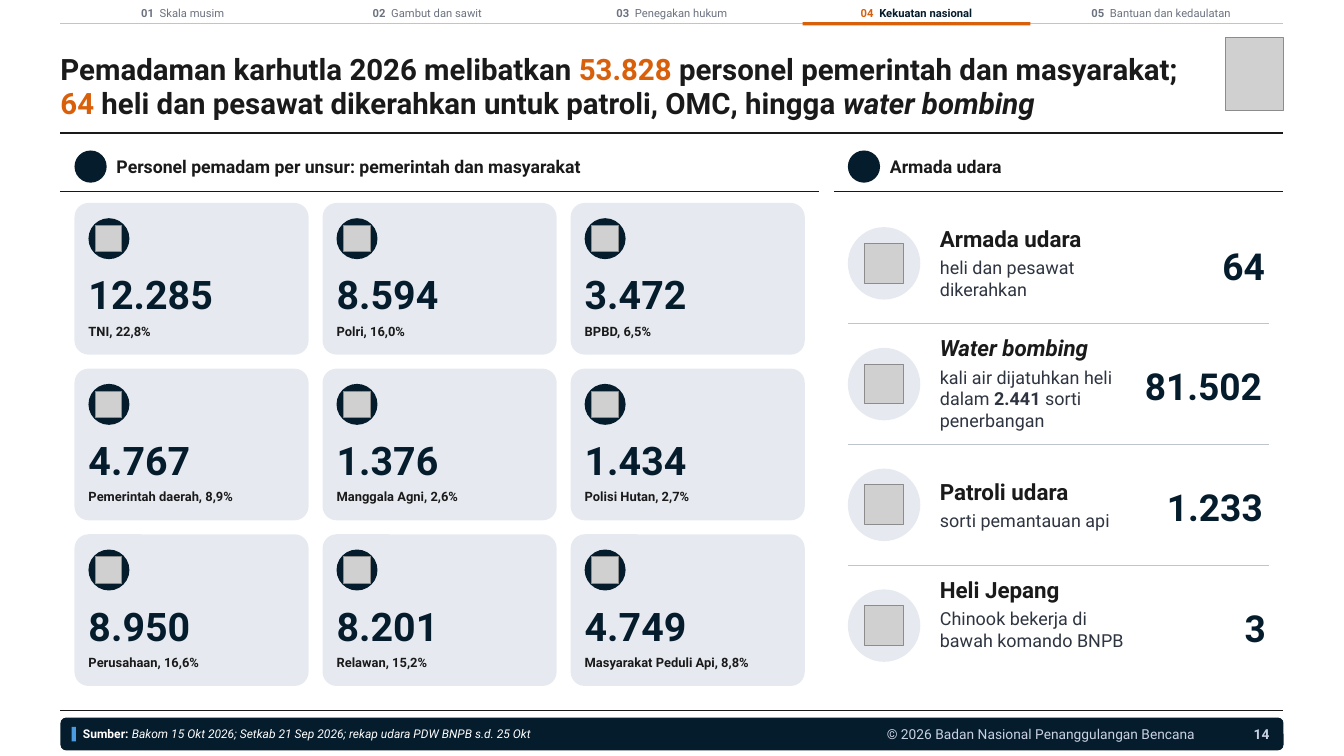
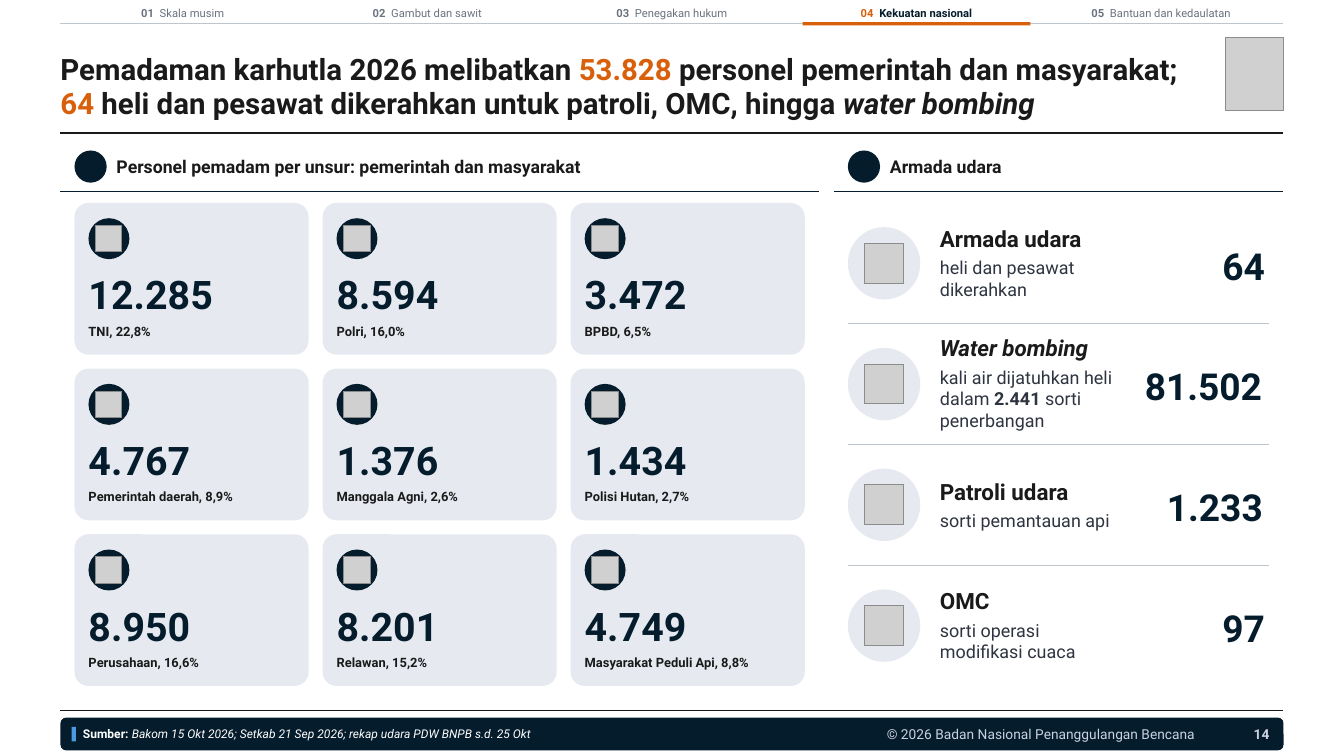
Before and after one commit to terasurbannetwork/poskokarhutla, a slide deck: slide 14 of data/laporan-bnpb/narasi-publik-karhutla-041126/Brief Narasi Publik Karhutla 041126.pptx. Drawn at 1344x756 pixels with LibreOffice and Linux fonts; fonts in the diff are those of the drawing; grey boxes stand for pictures; background and template pictures are left out. Boxes give left, top, right and bottom in pixels: in the first picture for what was removed or moved away, otherwise in the second. Text is boxed around its words. In the diff, an @@ line names an element or a change of style, - is before the commit and + after.

```diff
--- a/data/laporan-bnpb/narasi-publik-karhutla-041126/Brief Narasi Publik Karhutla 041126.pptx
+++ b/data/laporan-bnpb/narasi-publik-karhutla-041126/Brief Narasi Publik Karhutla 041126.pptx
@@ text at <box>940,593,990,610</box>: text changed @@
-Heli Jepang
+OMC
@@ text at <box>940,624,1075,658</box>: text changed @@
-Chinook bekerja di bawah komando BNPB
+sorti operasi modifikasi cuaca
@@ text at <box>1222,615,1265,643</box>: text changed @@
-3
+97
```
Also in this commit, not shown: 8 other slides changed, 3 other files.
